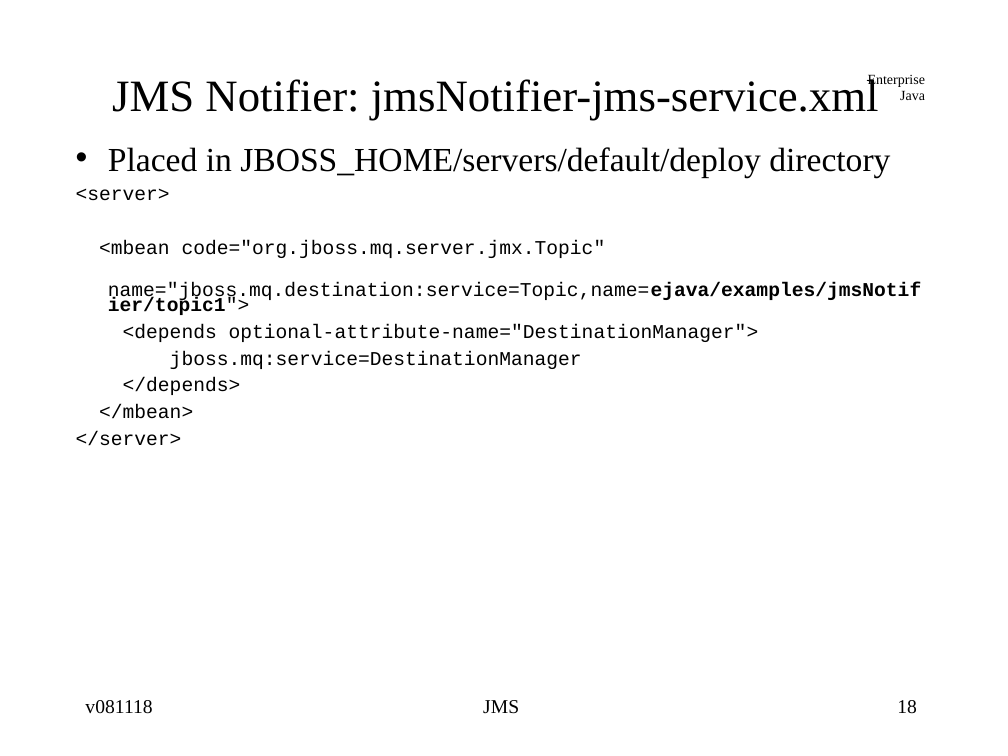
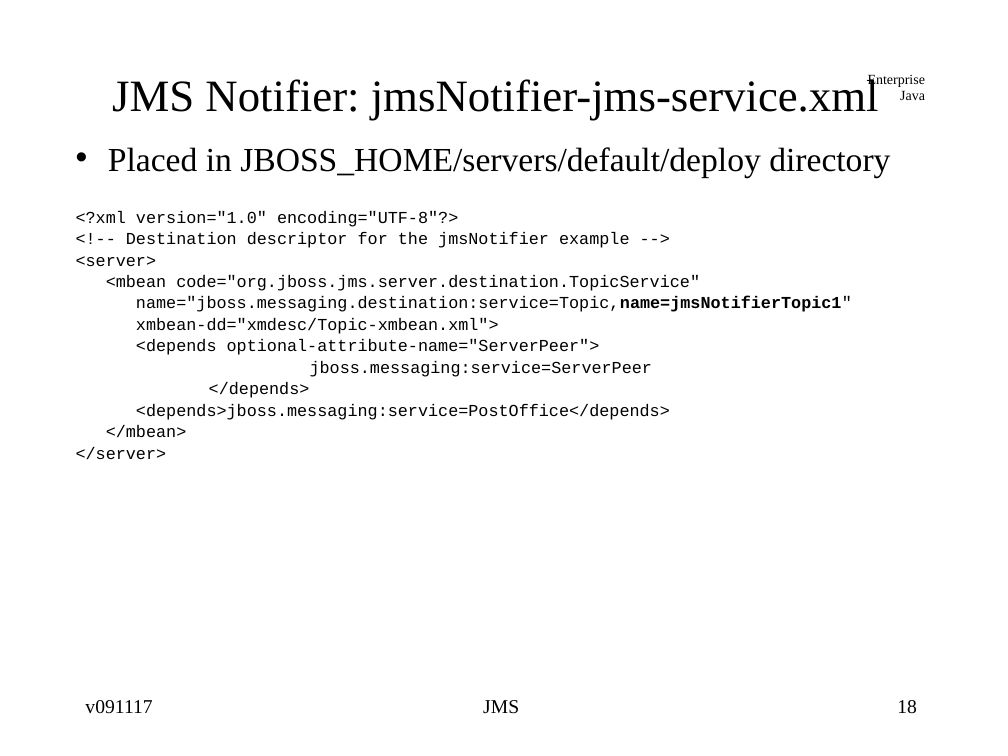
Before and after one commit to jcstaff/ejava-javaee, a slide deck: slide 18 of jmsCore/src/site/resources/lectures/jmsCore.ppt. Drawn at 1008x756 pixels with LibreOffice and Linux fonts; fonts in the diff are those of the drawing. Boxes give left, top, right and bottom in pixels: in the first picture for what was removed or moved away, otherwise in the second. Text is boxed around its words. In the diff, an @@ line names an element or a change of style, - is before the commit and + after.

```diff
--- a/jmsCore/src/site/resources/lectures/jmsCore.ppt
+++ b/jmsCore/src/site/resources/lectures/jmsCore.ppt
@@ text at (76,211,630,248): paragraphs added @@
+<?xml version="1.0" encoding="UTF-8"?>
+<!-- Destination descriptor for the jmsNotifier example -->
@@ text at (76,256,310,460): size 14 to 12 pt in "<server>", "</depends>", "</mbean>", "</server>"; line spacing 0.66 to 0.51 @@
@@ text at (106,275,852,377): text changed; size 14 to 12 pt @@
-<mbean code="org.jboss.mq.server.jmx.Topic"
-name="jboss.mq.destination:service=Topic,name=ejava/examples/jmsNotifier/topic1">
-<depends optional-attribute-name="DestinationManager">
-jboss.mq:service=DestinationManager
+<mbean code="org.jboss.jms.server.destination.TopicService"
+name="jboss.messaging.destination:service=Topic,name=jmsNotifierTopic1"
+xmbean-dd="xmdesc/Topic-xmbean.xml">
+<depends optional-attribute-name="ServerPeer">
+jboss.messaging:service=ServerPeer
@@ text at (136,404,670,420): paragraph added @@
+<depends>jboss.messaging:service=PostOffice</depends>
@@ text at (85,700,152,714): text changed @@
-v081118
+v091117
```
Also in this commit, not shown: 90 other slides changed, 9 other files.
